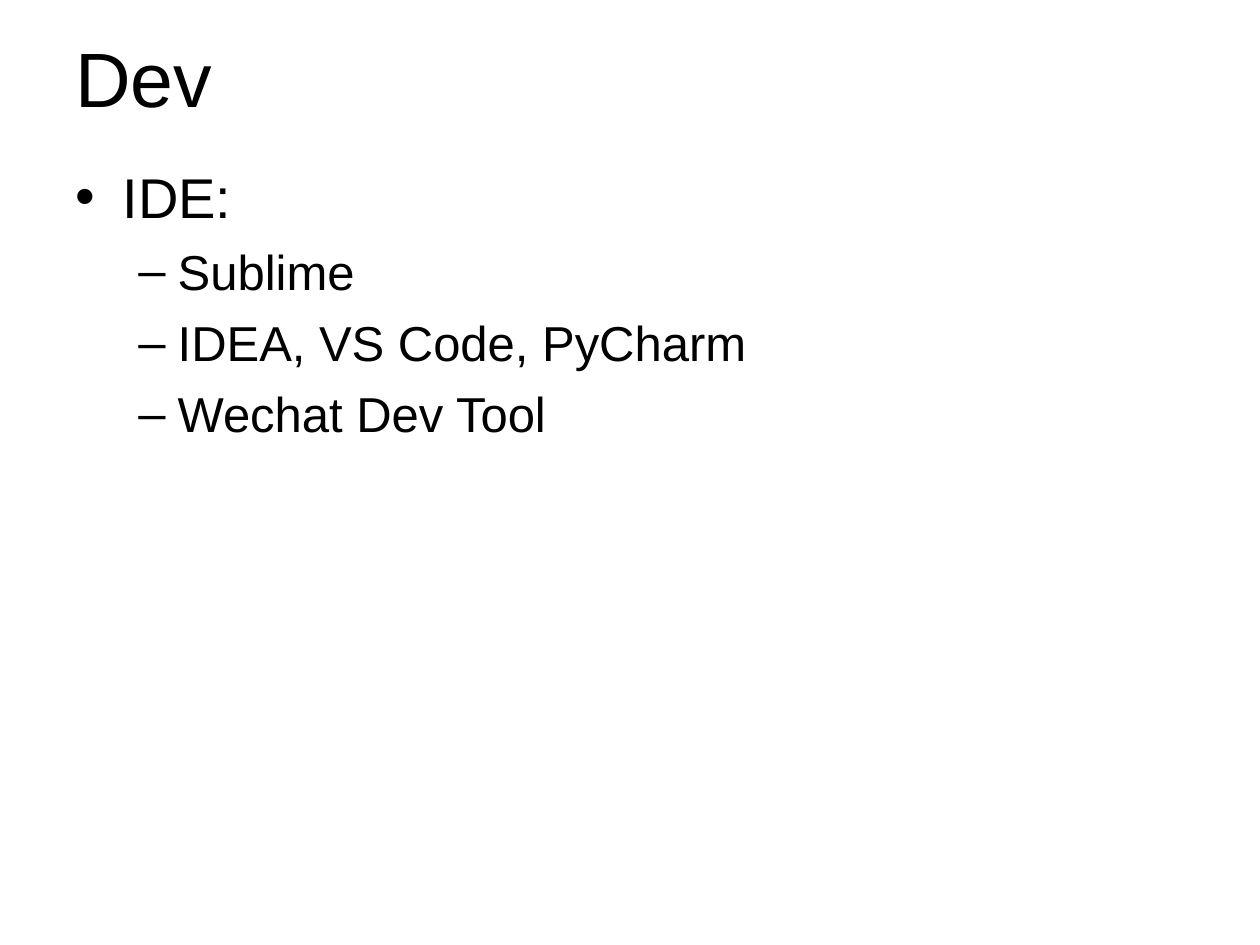
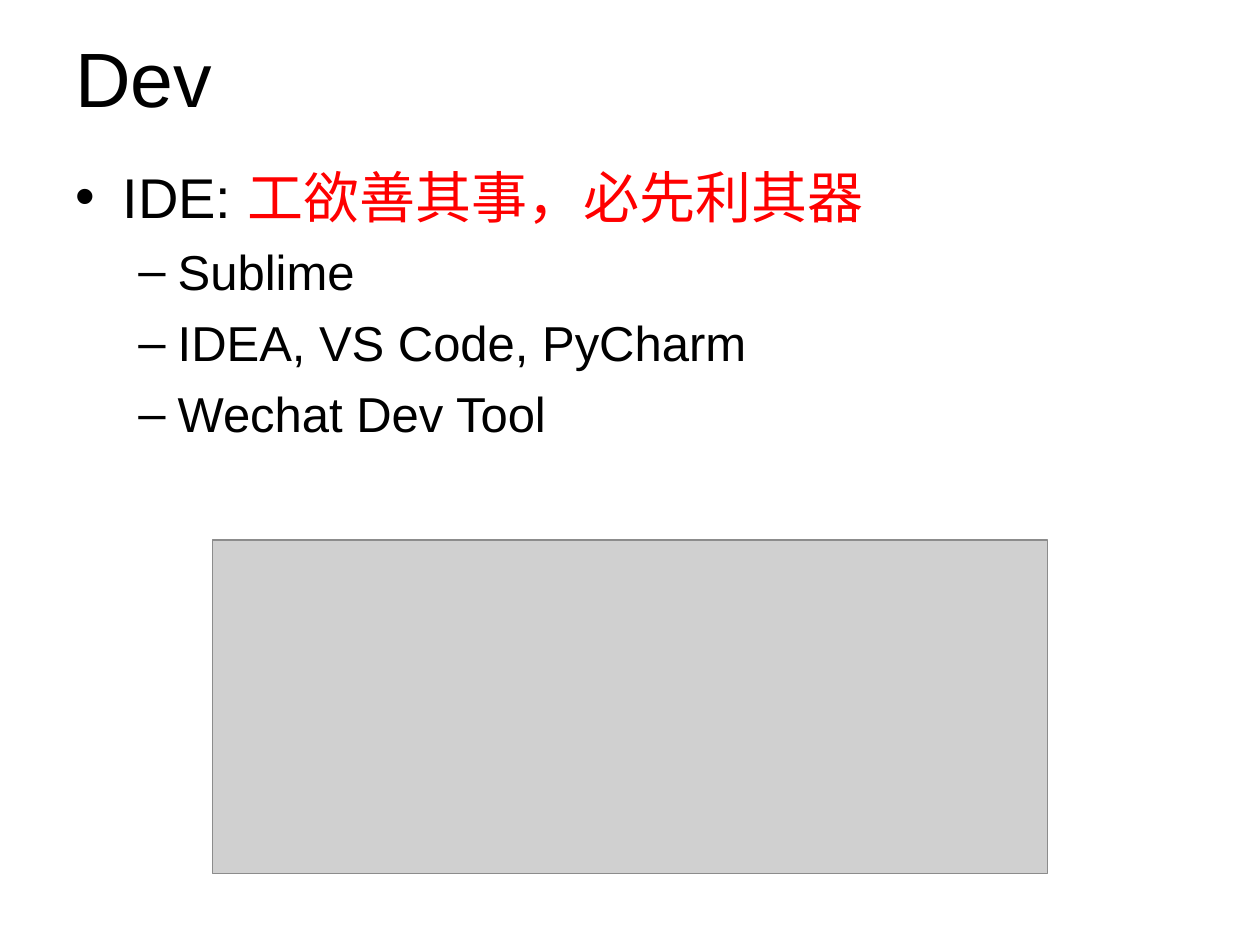
Before and after one commit to Wang-Ray/notes, a slide deck: slide 19 of Architect.ppt. Drawn at 1260x945 pixels with LibreOffice and Linux fonts; fonts in the diff are those of the drawing; grey boxes stand for pictures; background and template pictures are left out. Boxes give left, top, right and bottom in pixels: in the first picture for what was removed or moved away, otherwise in the second. Text is boxed around its words. In the diff, an @@ line names an element or a change of style, - is before the commit and + after.

```diff
--- a/Architect.ppt
+++ b/Architect.ppt
@@ text at (x1=123, y1=171, x2=863, y2=224): text changed; text colour #000000 to #FF0000 @@
-• IDE:
+• IDE: 工欲善其事，必先利其器
@@ picture added at (x1=213, y1=539, x2=1048, y2=873) @@
```
Also in this commit, not shown: 12 other slides changed, 1 slide added, 2 slides removed, 1 other file.
